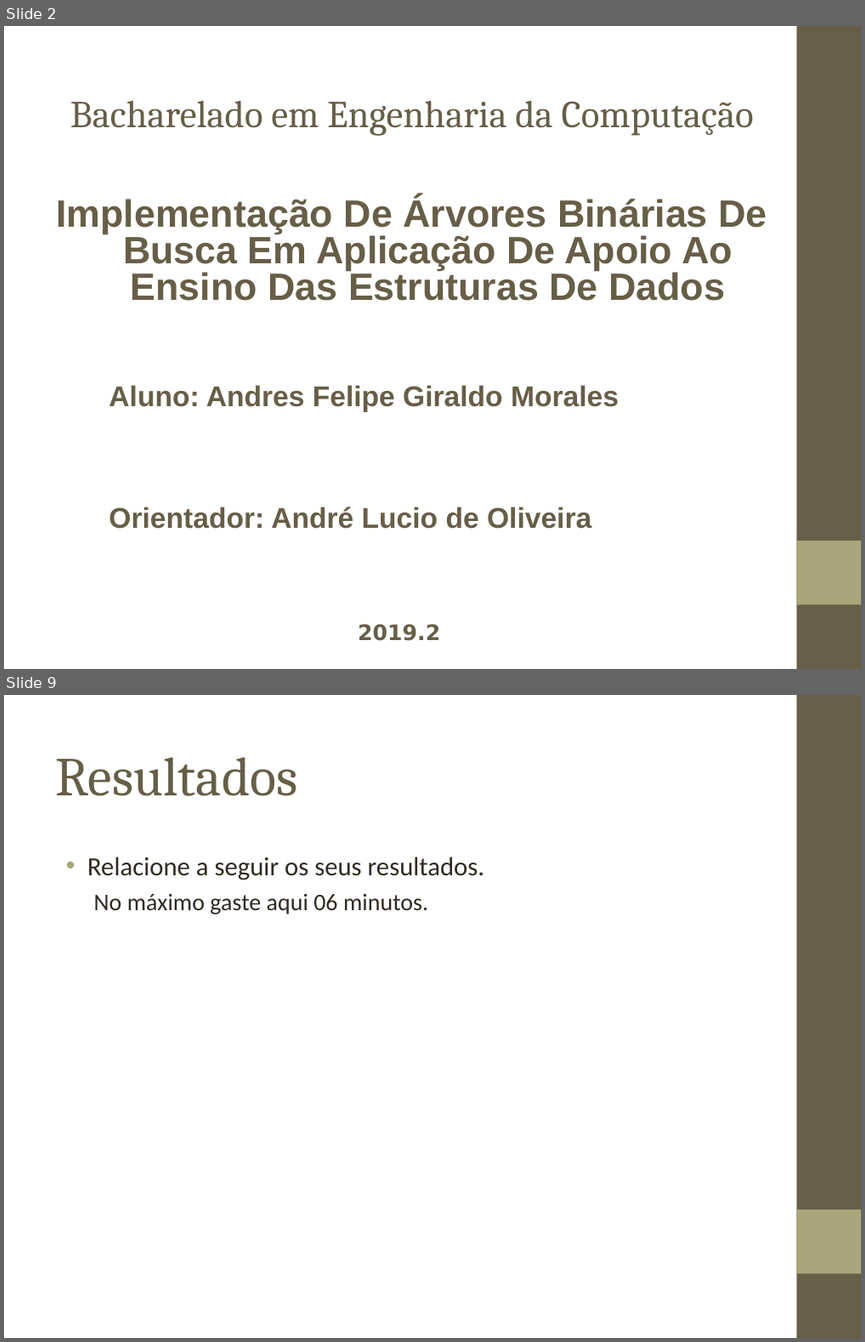
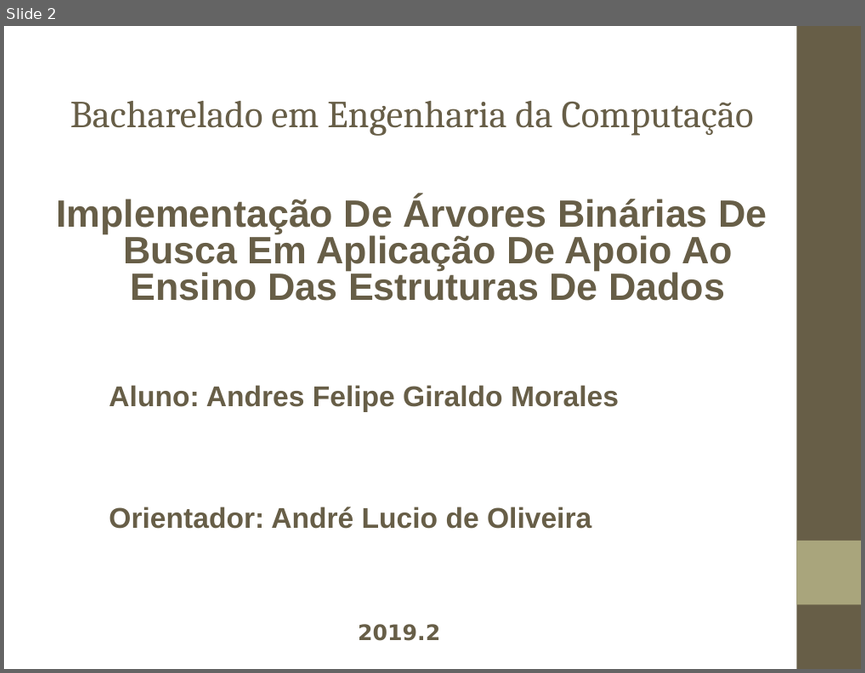
Before and after one commit to andresklr/monografia1902, a slide deck: Texto/Apresentação/Monografia 1902.ppt. Shown one above the other, each under a label of ours: slides 2 and 9 before the commit, slide 2 after it; the slides between them are not shown. The pictures are 865x1342 and 865x673 pixels, drawn with LibreOffice and Linux fonts; fonts in the diff are those of the drawing; background and template pictures are left out. Boxes give left, top, right and bottom in pixels: in the first picture for what was removed or moved away, otherwise in the second. Text is boxed around its words. In the diff, an @@ line names an element or a change of style, - is before the commit and + after.

```diff
--- a/Texto/Apresentação/Monografia 1902.ppt
+++ b/Texto/Apresentação/Monografia 1902.ppt
@@ slide 9 removed at (4,695,861,1338), background picture (left out); not listed: 2 template elements that a slide beside it also shows @@
@@ title removed at (55,757,297,796) @@
-Resultados
@@ text removed at (87,857,485,914) @@
-• Relacione a seguir os seus resultados.
-  No máximo gaste aqui 06 minutos.
```
Also in this commit, not shown: 1 slide changed, 9 slides added, 7 other slides removed, 3 other files.
